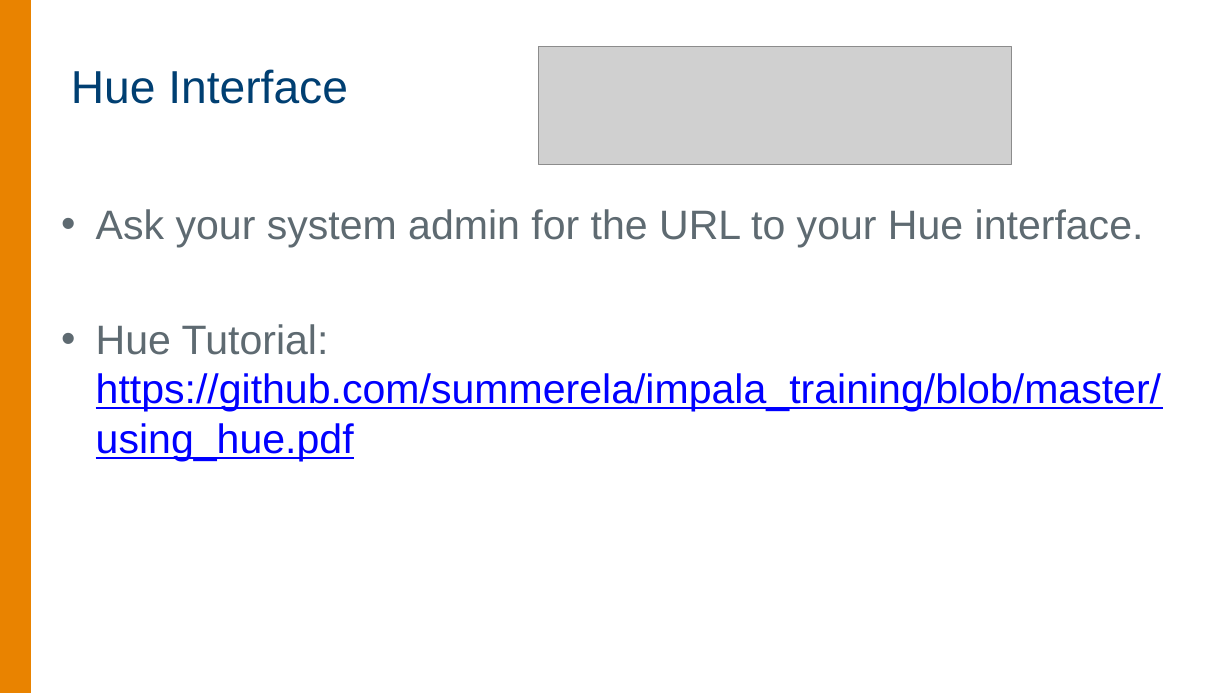
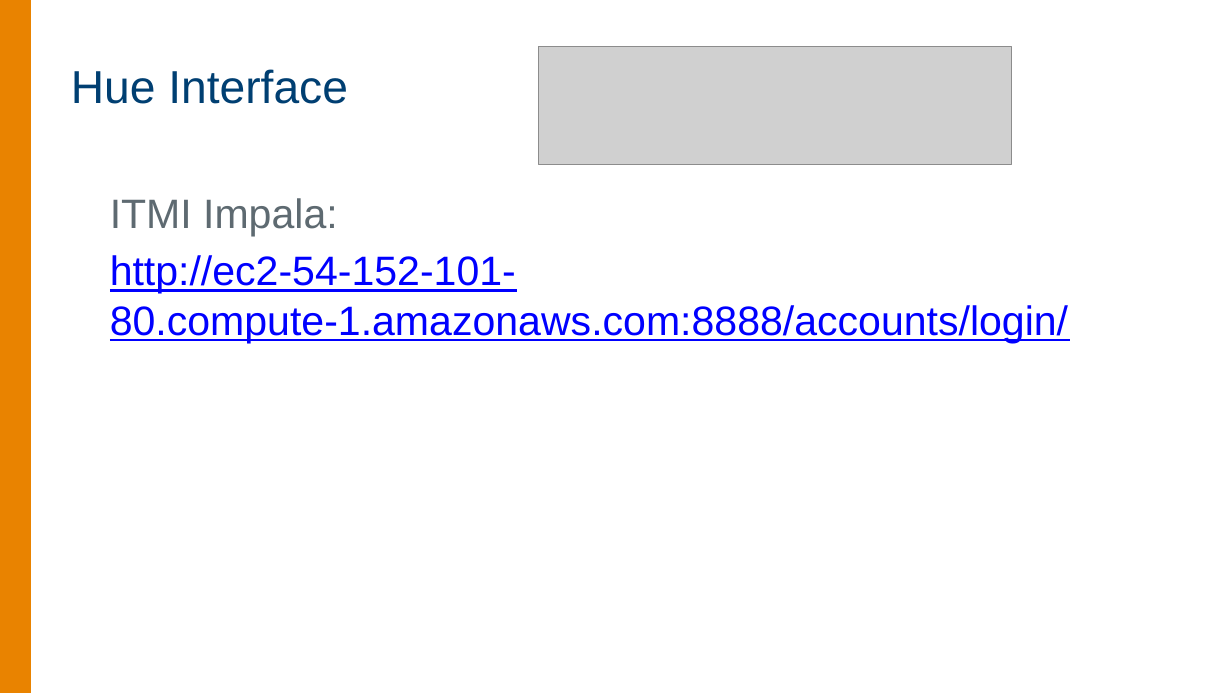
Before and after one commit to jpmaldonado/impala_training, a slide deck: slide 16 of Tutorials/connecting.pptx. Drawn at 1232x693 pixels with LibreOffice and Linux fonts; fonts in the diff are those of the drawing; grey boxes stand for pictures; background and template pictures are left out. Boxes give left, top, right and bottom in pixels: in the first picture for what was removed or moved away, otherwise in the second. Text is boxed around its words. In the diff, an @@ line names an element or a change of style, - is before the commit and + after.

```diff
--- a/Tutorials/connecting.pptx
+++ b/Tutorials/connecting.pptx
@@ text at [110, 198, 1068, 343]: text changed @@
-• Ask your system admin for the URL to your Hue interface.
-• Hue Tutorial:
-  https://github.com/summerela/impala_training/blob/master/using_hue.pdf
+ITMI Impala:
+http://ec2-54-152-101-80.compute-1.amazonaws.com:8888/accounts/login/
```
Also in this commit, not shown: 4 other slides changed, 6 other files.
